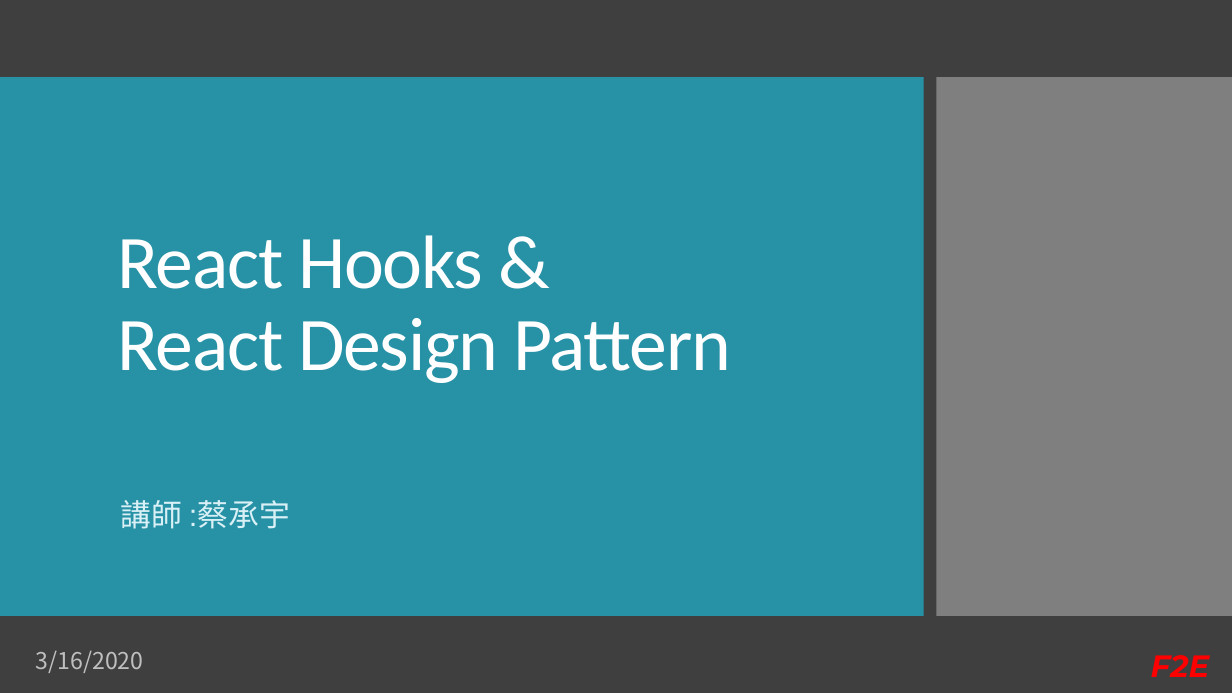
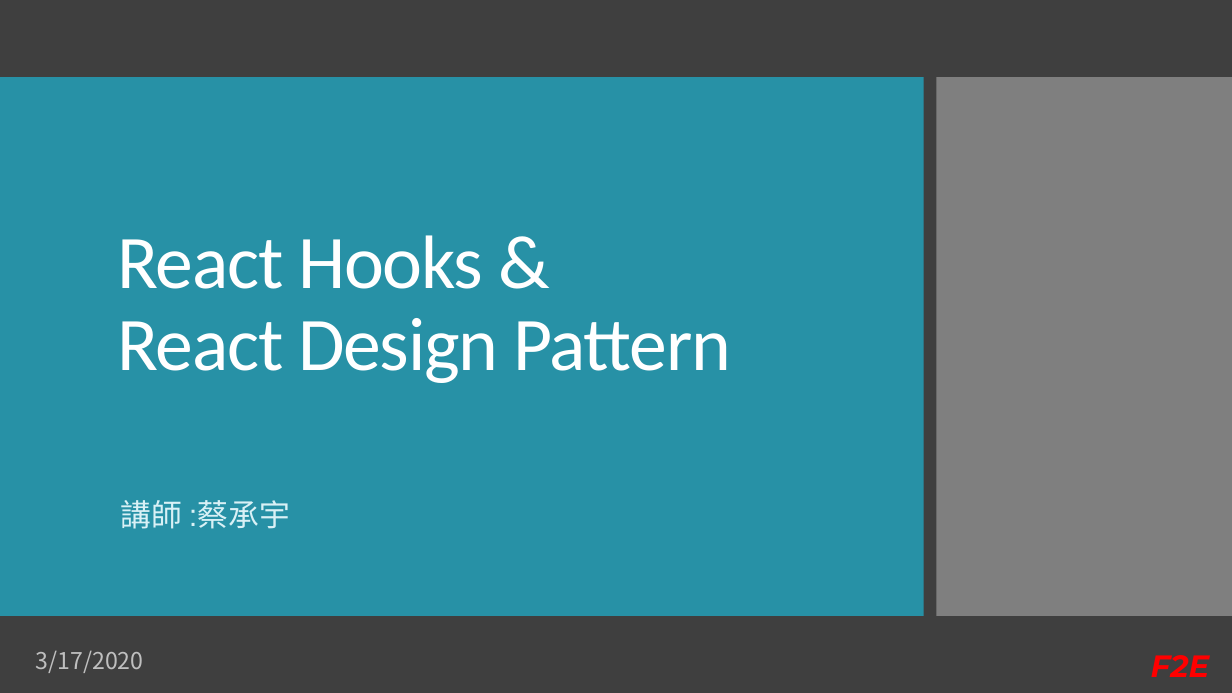
Before and after one commit to Kader-coder/React-Hooks, a slide deck: slide 1 of PPT/React Hooks &.pptx. Drawn at 1232x693 pixels with LibreOffice and Linux fonts; fonts in the diff are those of the drawing. Boxes give left, top, right and bottom in pixels: in the first picture for what was removed or moved away, otherwise in the second. Text is boxed around its words. In the diff, an @@ line names an element or a change of style, - is before the commit and + after.

```diff
--- a/PPT/React Hooks &.pptx
+++ b/PPT/React Hooks &.pptx
@@ text at (36,651,144,673): text changed @@
-3/16/2020
+3/17/2020
```
Also in this commit, not shown: 7 other slides changed, 6 slides added, 1 slide removed.
